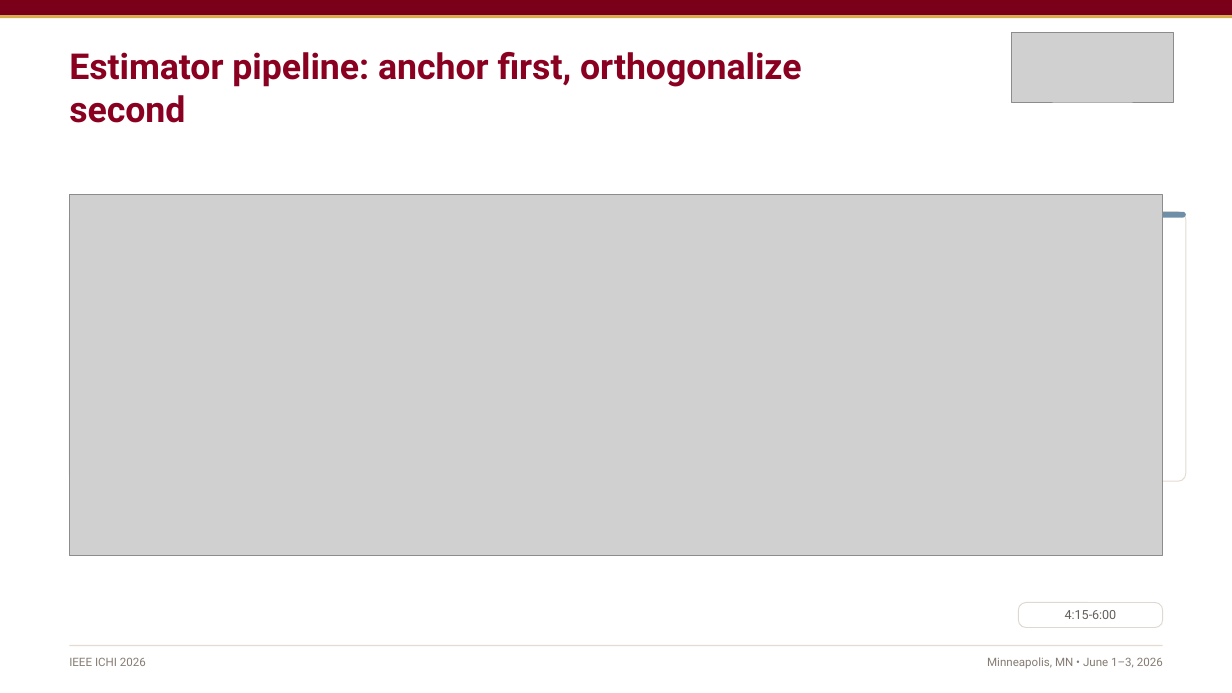
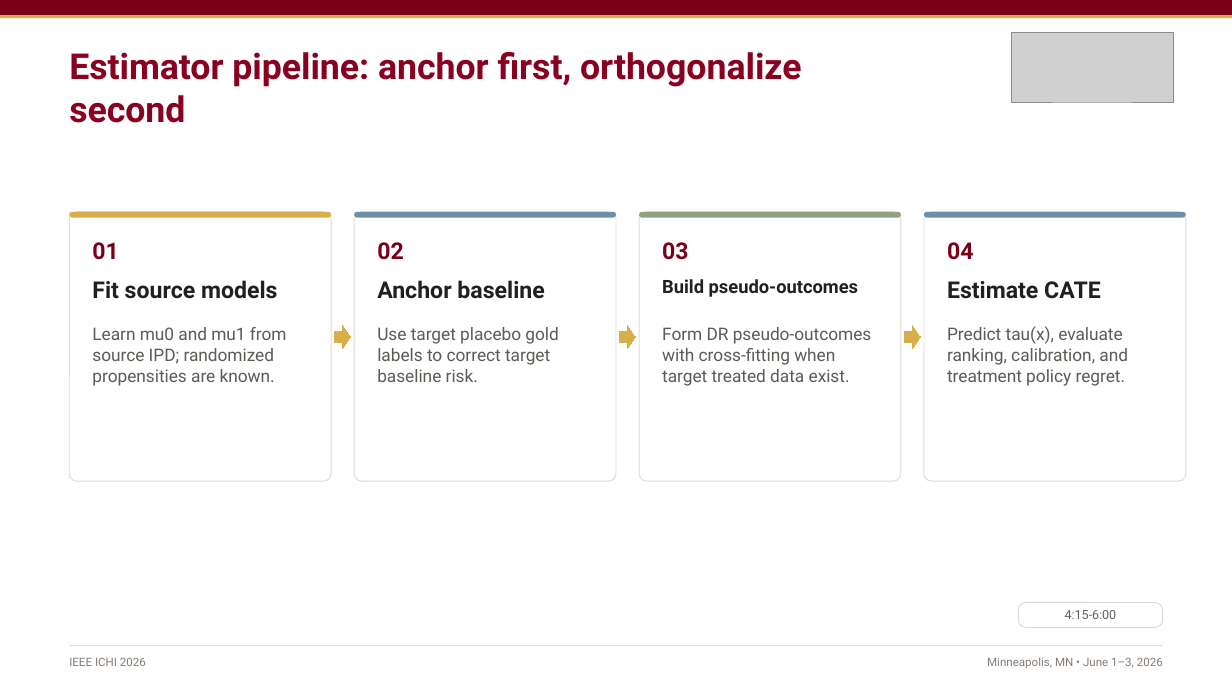
Before and after one commit to wangzilongri/SparseTLDRICHI2026, a slide deck: slide 5 of presentation/output/transfer-learning-meta-analysis-ichi-2026-talk.pptx. Drawn at 1232x693 pixels with LibreOffice and Linux fonts; fonts in the diff are those of the drawing; grey boxes stand for pictures. Boxes give left, top, right and bottom in pixels: in the first picture for what was removed or moved away, otherwise in the second. Text is boxed around its words. In the diff, an @@ line names an element or a change of style, - is before the commit and + after.

```diff
--- a/presentation/output/transfer-learning-meta-analysis-ichi-2026-talk.pptx
+++ b/presentation/output/transfer-learning-meta-analysis-ichi-2026-talk.pptx
@@ picture removed at [69,195,1163,556] @@
@@ rounded rectangle added at [354,212,616,482], fill #FFFFFF, outline #E4DBD2 0.75 pt @@
@@ rounded rectangle added at [354,212,616,217], fill #6F8FA9 @@
@@ rounded rectangle added at [640,212,901,482], fill #FFFFFF, outline #E4DBD2 0.75 pt @@
@@ rounded rectangle added at [640,212,901,217], fill #8DA27D @@
@@ text added at [92,242,118,260], 18 pt, text #7A0019, bold @@
+01
@@ text added at [377,242,403,260], 18 pt, text #7A0019, bold @@
+02
@@ text added at [662,242,688,260], 18 pt, text #7A0019, bold @@
+03
@@ text added at [947,242,973,260], 18 pt, text #7A0019, bold @@
+04
@@ text added at [92,280,278,299], 18 pt, text #231F20, bold @@
+Fit source models
@@ text added at [377,280,544,299], 18 pt, text #231F20, bold @@
+Anchor baseline
@@ text added at [662,279,858,297], 14.2 pt, text #231F20, bold @@
+Build pseudo-outcomes
@@ text added at [947,281,1101,299], 18 pt, text #231F20, bold @@
+Estimate CATE
@@ text added at [92,327,287,386], 13.5 pt, text #5E5A56 @@
+Learn mu0 and mu1 from source IPD; randomized propensities are known.
@@ right arrow added at [335,325,350,348], fill #D8AE4B, outline #D8AE4B 0 pt @@
@@ text added at [377,327,558,382], 13.5 pt, text #5E5A56 @@
+Use target placebo gold labels to correct target baseline risk.
@@ right arrow added at [620,325,636,348], fill #D8AE4B, outline #D8AE4B 0 pt @@
@@ text added at [662,327,872,386], 13.5 pt, text #5E5A56 @@
+Form DR pseudo-outcomes with cross-fitting when target treated data exist.
@@ right arrow added at [905,325,921,348], fill #D8AE4B, outline #D8AE4B 0 pt @@
@@ text added at [947,326,1128,386], 13.5 pt, text #5E5A56 @@
+Predict tau(x), evaluate ranking, calibration, and treatment policy regret.
```
Also in this commit, not shown: 3 other slides changed, 1 other file.
